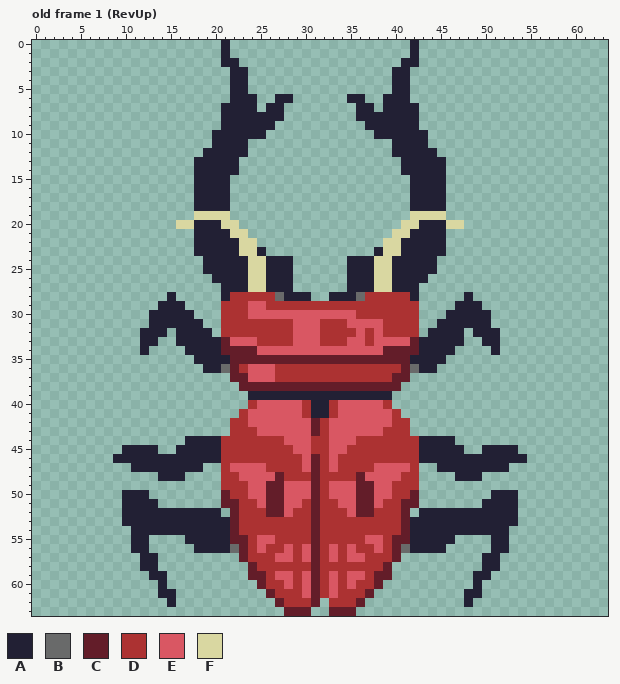
Pixel-art file, stored at Assets/Assets/Entities/Enemies/Stag/stag_beetle.aseprite. This is how it looked before the edit.
64x64 pixels, 70 frames. Shown: old frame 1 (RevUp). The commit also changed other frames, which this record leaves out.
Visible layers, top first: "Antenna", "Shell", "Body", "Legs".
Palette (. is transparent): A #222034  B #696a6a  C #631d29  D #ac3232  E #d95763  F #d9d7a1
Pixels before, old frame 1 (RevUp) (only the part around the change), first column x 0:
 0 .....................A....................A.....................
 1 .....................A....................A.....................
 2 .....................AA..................AA.....................
 3 ......................AA................AA......................
 4 ......................AA................AA......................
 5 ......................AA................AA......................
 6 ......................AAA..AA......AA..AAA......................
 7 .....................AAAA.AA........AA.AAAA.....................
 8 .....................AAAAAAA........AAAAAAA.....................
 9 .....................AAAAAA..........AAAAAA.....................
10 ....................AAAAAA............AAAAAA....................
11 ....................AAAA................AAAA....................
12 ...................AAAAA................AAAAA...................
13 ..................AAAAA..................AAAAA..................
14 ..................AAAAA..................AAAAA..................
15 ..................AAAA....................AAAA..................
16 ..................AAAA....................AAAA..................
17 ..................AAAA....................AAAA..................
18 ..................AAAA....................AAAA..................
19 ..................FFFF....................FFFF..................
20 ................FFAAAFF..................FFAAAFF................
21 ..................AAAAFF................FFAAAA..................
22 ..................AAAAAFF..............FFAAAAA..................
23 ..................AAAAAFFA............AFFAAAAA..................
24 ...................AAAAAFFAAA......AAAFFAAAAA...................
25 ...................AAAAAFFAAA......AAAFFAAAAA...................
26 ....................AAAAFFAAA......AAAFFAAAA....................
27 .....................AAAFFAAA......AAAFFAAA.....................
28 ...............A.....ADDDDDBAAA..AAABDDDDDA.....A...............
29 ..............AAA....DDDEEDDDDDDDDDDDDDDDDD....AAA..............
30 .............AAAAA...DDDEEEEEEEEEEEEDDDDDDD...AAAAA.............
31 .............AAAAAA..DDDDDDDDEEEDDDEEEEDDDD..AAAAAA.............
32 ............AAA.AAAA.DDDDDDDDEEEDDDDEDEDDDD.AAAA.AAA............
33 ............AA..AAAAACEEEDDDDEEEDDDEEDEEEECAAAAA..AA............
34 ............A....AAAACCCCEEEEEEEEEEEEEECCCCAAAA....A............
35 ..................AAAACCCCCCCCCCCCCCCCCCCCAAAA..................
36 ...................AABCDEEEDDDDDDDDDDDDDDCBAA...................
37 ......................CCEEEDDDDDDDDDDDDDCC......................
38 .......................CCCCCCCCCCCCCCCCCC.......................
39 ........................AAAAAAAAAAAAAAAA........................
40 ........................DEEEEEDAADEEEEED........................
41 .......................DEEEEEEDAADEEEEEED.......................
42 ......................DDEEEEEEECDEEEEEEEDD......................
43 ......................DDDEEEEEECDEEEEEEDDD......................
44 .................AAAADDDDDDDEEEDDEEEDDDDDDDAAAA.................
45 ..........AAAA..AAAAADDDDDDDDEEDDEEDDDDDDDDAAAAA..AAAA..........
46 .........AAAAAAAAAAAADDDDDDDDDECDEDDDDDDDDDAAAAAAAAAAAA.........
47 ...........AAAAAAAA..DEEEEDDDDECDEDDDDEEEED..AAAAAAAA...........
48 ..............AAA....DDEEEECDDDCDDDDCEEEEDD....AAA..............
49 .....................DDDEECCEEECDEEECCEEDDD.....................
50 ..........AAA........CDDEECCEEECDEEECCEEDDC........AAA..........
51 ..........AAAA.......CCDDECCEEDCDDEECCEDDCC.......AAAA..........
52 ..........AAAAAAAAAAA.CDDDCCEDDCDDDECCDDDC.AAAAAAAAAAA..........
53 ..........AAAAAAAAAAAACDDDDDDDDCDDDDDDDDDCAAAAAAAAAAAA..........
54 ...........AAAAAAAAAAACDDDDDDDDCDDDDDDDDDCAAAAAAAAAAA...........
55 ...........AA....AAAAACCDEEDDDDCDDDDDEEDCCAAAAA....AA...........
56 ...........AA.....AAAABCDEDDEDECDEDEDDEDCBAAAA.....AA...........
57 ............AA.........CDDDEEDECDEDEEDDDC.........AA............
58 ............AA..........CDDDDDDCDDDDDDDC..........AA............
59 .............AA.........CCDEEDECDEDEEDCC.........AA.............
60 ..............A..........CDDEDECDEDEDDC..........A..............
61 ..............AA..........CDDDECDEDDDC..........AA..............
62 ...............A...........CDDDC.DDDC...........A...............
63 ............................CCC..CCC............................
Once edited:
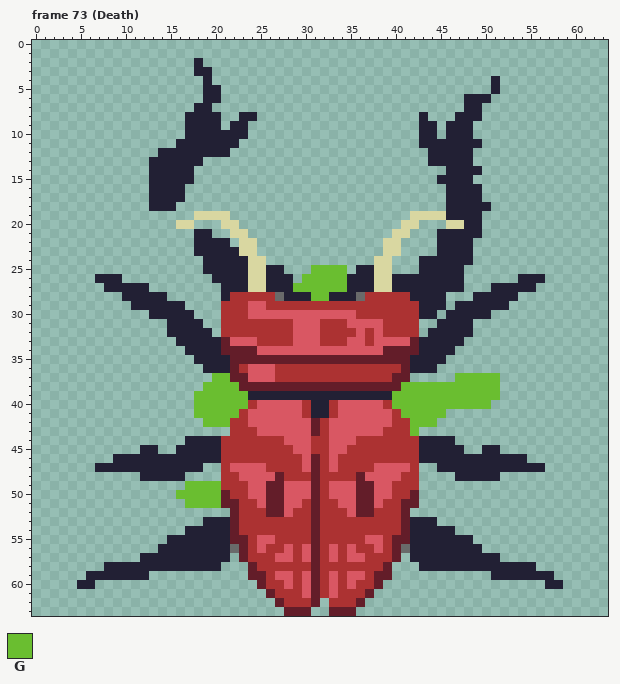
Colours new in this view: G #6abe30
A new or re-ordered frame is compared with the old frame closest to it.
Diff:
frames 70 -> 95
Changed rows in their new state; - is an unchanged pixel.
Frame 73 (Death) is new; against old frame 1 (RevUp), layers "Body", "Legs":
first column x 5:
 0 ----------------.--------------------.----------------
 1 ----------------.--------------------.----------------
 2 -------------A--..------------------..----------------
 3 -------------AA--..----------------..-----------------
 4 --------------A--..----------------..---------A-------
 5 --------------AA-..----------------..---------A-------
 6 --------------AA-...--..------..--...------AAA--------
 7 -------------AA-....-..--------..-....-----AA---------
 8 ------------AAAA..--...--------.......A---AAA---------
 9 ------------AAAA.--...----------......AA-AAA----------
10 ------------AAA----..------------.....-A-AAA----------
11 -----------AAAA---.----------------...-AAAAAA---------
12 ---------AAAAA---..----------------....-AAAA----------
13 --------AAAAA-....------------------...--AAA----------
14 --------AAAAA.....------------------.....AAAA---------
15 --------AAAAA....--------------------...-AAA----------
16 --------AAAA-....--------------------....AAAA---------
17 --------AAAA-....--------------------....AAAA---------
18 --------AAA--....--------------------....AAAAA--------
19 -----------------------------------------AAAA---------
20 -------------...----------------------...--AA---------
21 ---------------..--------------------...-AAAA---------
22 -----------------.------------------....-AAA----------
23 --------------------.------------.--....-AAA----------
24 ---------------------...------...--...--AAAA----------
25 -----------------------.--GGGG.----...--AAA-----------
26 --AAA--------------------GGGGG---------AAAA------AAA--
27 ---AAAAA----------------GGGGGG--------AAAAA---AAAAA---
28 -----AAAAA.---------------GG----------AAA--.AAAAA-----
29 ------AAA-----------------------------AAA----AAA------
30 --------------------------------------AA--------------
31 --------..----------------------------------..--------
32 -------...A--------------------------------A...-------
33 -------..------------------------------------..-------
34 -------.--------------------------------------.-------
36 ----------------A--------------------A----------------
37 ---------------GG-------------------------GGGGG-------
38 --------------GGGG------------------GGGGGGGGGGG-------
39 -------------GGGGGG----------------GGGGGGGGGGGG-------
40 -------------GGGGGG----------------GGGGGGGGGGG--------
41 -------------GGGGG------------------GGGGG-------------
42 --------------GGG--------------------GGG--------------
43 -------------------------------------G----------------
45 -----..----------------------------------------..-----
47 --AAAA------------------------------------------AAAA--
48 -------AA------------------------------------AA-------
49 ------------GGGG--------------------------------------
50 -----...---GGGGG------------------------------...-----
51 -----....---GGGG-----------------------------....-----
52 -----...........----------------------...........-----
53 -----.........--------------------------.........-----
54 ------......------------------------------......------
55 ------..--AA------------------------------AA--..------
56 ------..-AAAA----------------------------AAAA-..------
57 ---------AAAAAAAA--------------------AAAAAAAA---------
58 ---AAAA--AAAAAAA----------------------AAAAAAA--AAAA---
59 -AAAAAAA..----------------------------------..AAAAAAA-
60 AA-------.----------------------------------.-------AA
61 ---------..--------------------------------..---------
62 ----------.--------------------------------.----------
Pixel boxes of the changes (left, top, right, bottom) in both pictures:
changed: (95, 40, 545, 436)
changed: (77, 445, 230, 607)
changed: (410, 445, 563, 607)
